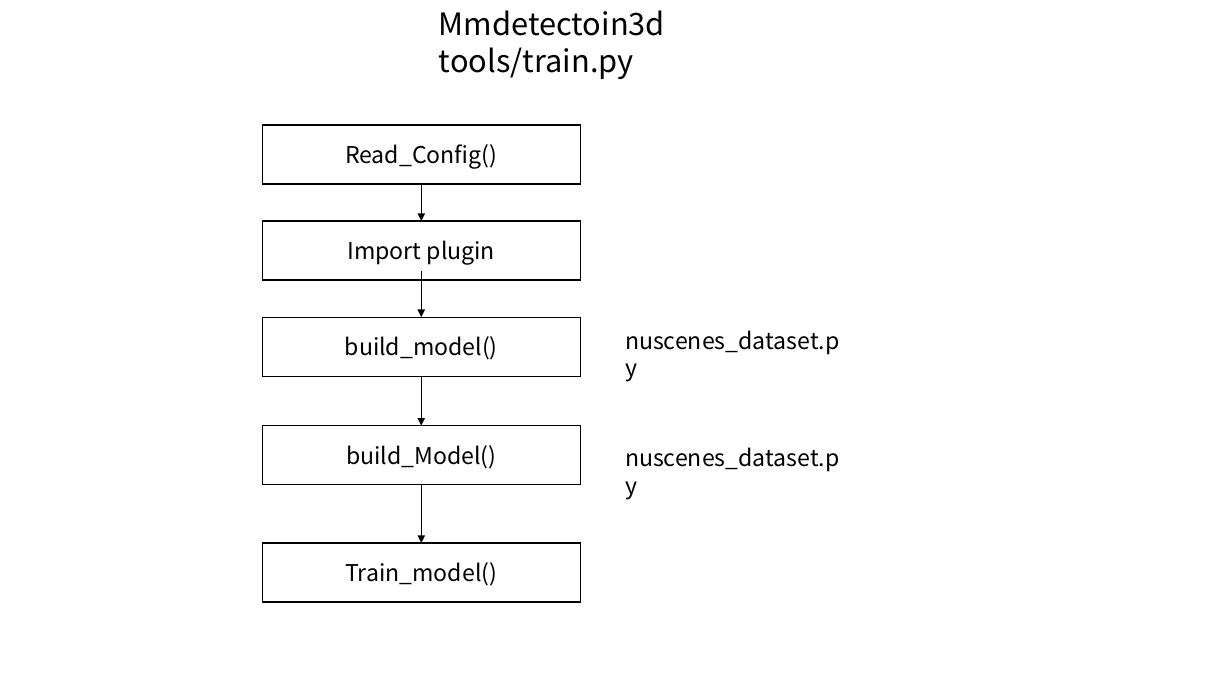
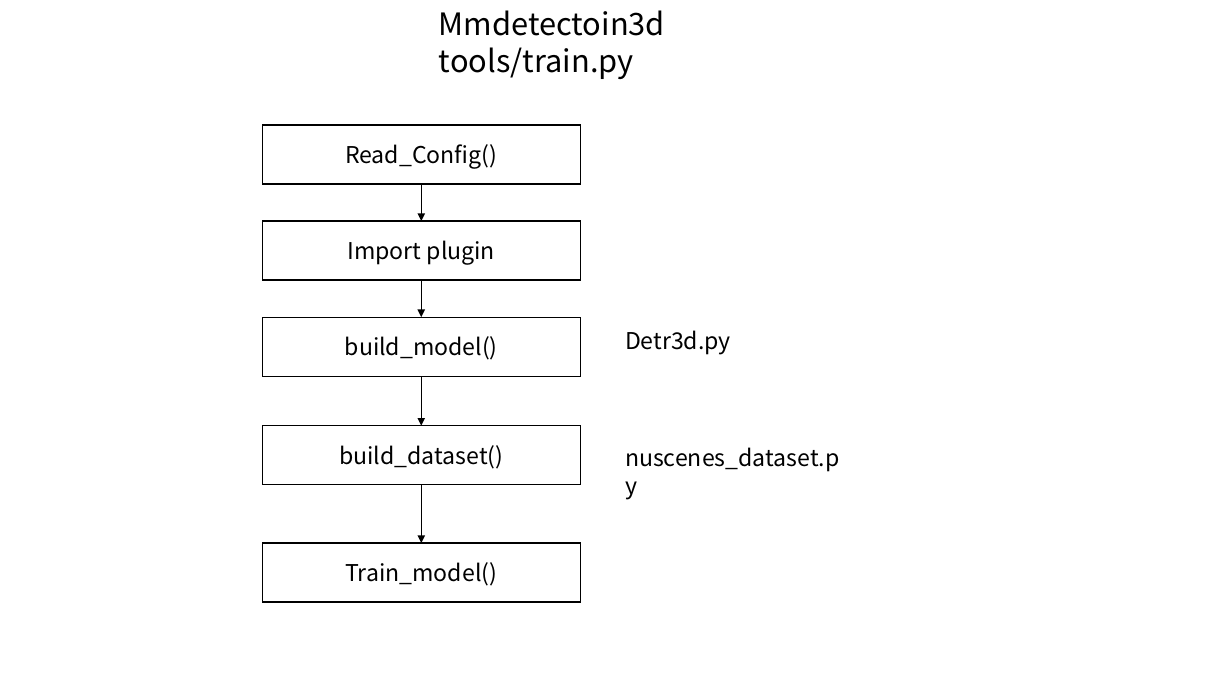
Before and after one commit to foxbao/mmlab_install, a slide deck: slide 7 of 数据集结构.pptx (slide 4 before the commit). Drawn at 1232x693 pixels with LibreOffice and Linux fonts; fonts in the diff are those of the drawing. Boxes give left, top, right and bottom in pixels: in the first picture for what was removed or moved away, otherwise in the second. Text is boxed around its words. In the diff, an @@ line names an element or a change of style, - is before the commit and + after.

Commit message:
added the contents for detr3d

```diff
--- a/数据集结构.pptx
+++ b/数据集结构.pptx
@@ arrow moved from (421, 271) - (421, 317) to (421, 280) - (421, 317) @@
@@ text at (625, 330, 731, 354): text changed @@
-nuscenes_dataset.py
+Detr3d.py
@@ text in rectangle at (339, 445, 503, 469): text changed @@
-build_Model()
+build_dataset()
```
Also in this commit, not shown: 1 other slide changed, 7 slides added, 1 slide removed, 4 other files.
